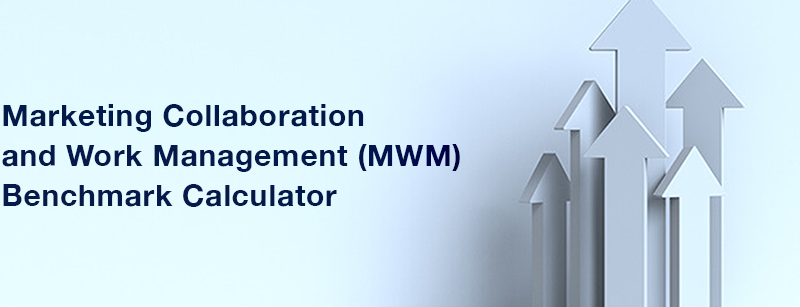
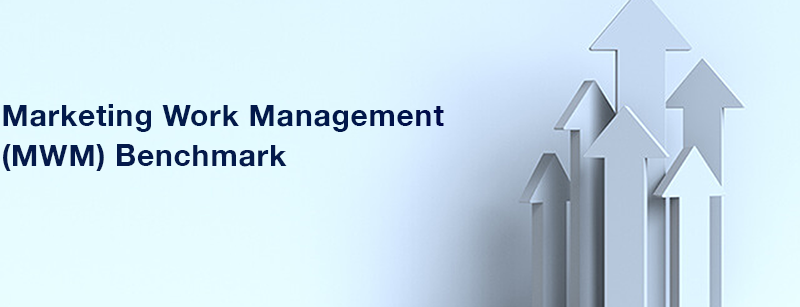
Layered file, before and after one edit (800px x 307px). Changes by layer:
renamed "Marketing Collaboration and Work Management (MWM) Benchmark Cal" to "Marketing Work Management (MWM) Benchmark", painted on it over [2, 104, 460, 207]
